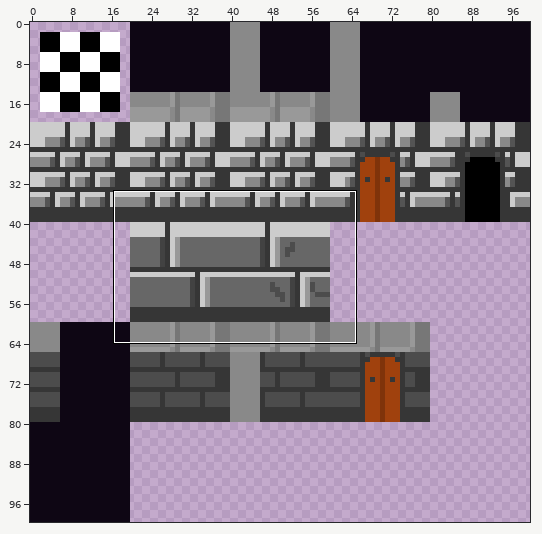
Two versions of one sprite sheet, tilesets/tls_d_wall_tiles/output_tileset.png. Above: a wide view before the commit, with the close-up outlined.
Close-up. Before the edit:
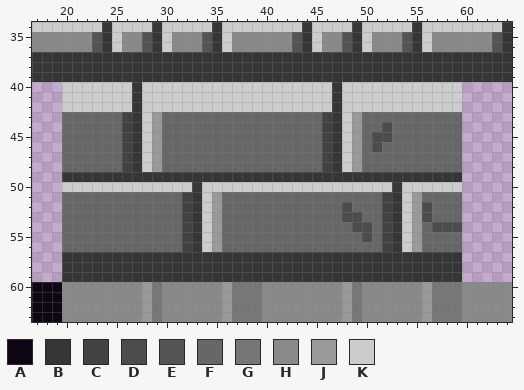
The file is 100x100 pixels. Colours within 5 levels of each other are drawn and written as one. Shown: x 17..64, y 34..63.
Palette (. is transparent): A #0e0614  B #363636  C #424242  D #4c4c4c  E #545454  F #676767  G #777777  H #898989  J #999999  K #cccccc
After:
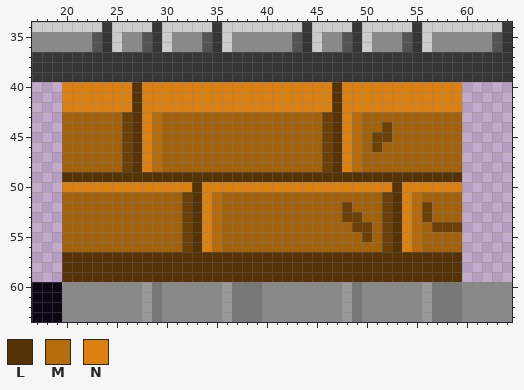
Colours new in this view: L #563305  M #b76c0b  N #dd800d
The exact change:
@@ palette @@
-C #424242
+C #6d4005
-F #676767
+F #a3620a
@@ x 17..64 @@
 39 BBBBBBBBBBBBBBBBBBBBBBBBBBBBBBBBBBBBBBBBBBBBBBBB
-40 ...KKKKKKKBKKKKKKKKKKKKKKKKKKKBKKKKKKKKKKKK.....
-41 ...KKKKKKKBKKKKKKKKKKKKKKKKKKKBKKKKKKKKKKKK.....
-42 ...KKKKKKKBKKKKKKKKKKKKKKKKKKKBKKKKKKKKKKKK.....
-43 ...FFFFFFCBKJFFFFFFFFFFFFFFFFCBKJFFFFFFFFFF.....
-44 ...FFFFFFCBKJFFFFFFFFFFFFFFFFCBKJFFDFFFFFFF.....
-45 ...FFFFFFCBKJFFFFFFFFFFFFFFFFCBKJFDDFFFFFFF.....
-46 ...FFFFFFCBKJFFFFFFFFFFFFFFFFCBKJFDFFFFFFFF.....
-47 ...FFFFFFCBKJFFFFFFFFFFFFFFFFCBKJFFFFFFFFFF.....
-48 ...FFFFFFCBKJFFFFFFFFFFFFFFFFCBKJFFFFFFFFFF.....
-49 ...BBBBBBBBBBBBBBBBBBBBBBBBBBBBBBBBBBBBBBBB.....
-50 ...KKKKKKKKKKKKKBKKKKKKKKKKKKKKKKKKKBKKKKKK.....
-51 ...FFFFFFFFFFFFCBKJFFFFFFFFFFFFFFFFCBKJFFFF.....
-52 ...FFFFFFFFFFFFCBKJFFFFFFFFFFFFDFFFCBKJDFFF.....
-53 ...FFFFFFFFFFFFCBKJFFFFFFFFFFFFDDFFCBKJDFFF.....
-54 ...FFFFFFFFFFFFCBKJFFFFFFFFFFFFFDDFCBKJFDDD.....
-55 ...FFFFFFFFFFFFCBKJFFFFFFFFFFFFFFDFCBKJFFFF.....
-56 ...FFFFFFFFFFFFCBKJFFFFFFFFFFFFFFFFCBKJFFFF.....
-57 ...BBBBBBBBBBBBBBBBBBBBBBBBBBBBBBBBBBBBBBBB.....
-58 ...BBBBBBBBBBBBBBBBBBBBBBBBBBBBBBBBBBBBBBBB.....
-59 ...BBBBBBBBBBBBBBBBBBBBBBBBBBBBBBBBBBBBBBBB.....
+40 ...NNNNNNNLNNNNNNNNNNNNNNNNNNNLNNNNNNNNNNNN.....
+41 ...NNNNNNNLNNNNNNNNNNNNNNNNNNNLNNNNNNNNNNNN.....
+42 ...NNNNNNNLNNNNNNNNNNNNNNNNNNNLNNNNNNNNNNNN.....
+43 ...FFFFFFCLNMFFFFFFFFFFFFFFFFCLNMFFFFFFFFFF.....
+44 ...FFFFFFCLNMFFFFFFFFFFFFFFFFCLNMFFCFFFFFFF.....
+45 ...FFFFFFCLNMFFFFFFFFFFFFFFFFCLNMFCCFFFFFFF.....
+46 ...FFFFFFCLNMFFFFFFFFFFFFFFFFCLNMFCFFFFFFFF.....
+47 ...FFFFFFCLNMFFFFFFFFFFFFFFFFCLNMFFFFFFFFFF.....
+48 ...FFFFFFCLNMFFFFFFFFFFFFFFFFCLNMFFFFFFFFFF.....
+49 ...LLLLLLLLLLLLLLLLLLLLLLLLLLLLLLLLLLLLLLLL.....
+50 ...NNNNNNNNNNNNNLNNNNNNNNNNNNNNNNNNNLNNNNNN.....
+51 ...FFFFFFFFFFFFCLNMFFFFFFFFFFFFFFFFCLNMFFFF.....
+52 ...FFFFFFFFFFFFCLNMFFFFFFFFFFFFCFFFCLNMCFFF.....
+53 ...FFFFFFFFFFFFCLNMFFFFFFFFFFFFCCFFCLNMCFFF.....
+54 ...FFFFFFFFFFFFCLNMFFFFFFFFFFFFFCCFCLNMFCCC.....
+55 ...FFFFFFFFFFFFCLNMFFFFFFFFFFFFFFCFCLNMFFFF.....
+56 ...FFFFFFFFFFFFCLNMFFFFFFFFFFFFFFFFCLNMFFFF.....
+57 ...LLLLLLLLLLLLLLLLLLLLLLLLLLLLLLLLLLLLLLLL.....
+58 ...LLLLLLLLLLLLLLLLLLLLLLLLLLLLLLLLLLLLLLLL.....
+59 ...LLLLLLLLLLLLLLLLLLLLLLLLLLLLLLLLLLLLLLLL.....
 60 AAAHHHHHHHHJGHHHHHHJGGGHHHHHHHHJGHHHHHHJGGGHHHHH
Pixel boxes of the changes (left, top, right, bottom) in both close-ups:
changed: (62, 82, 462, 282)
